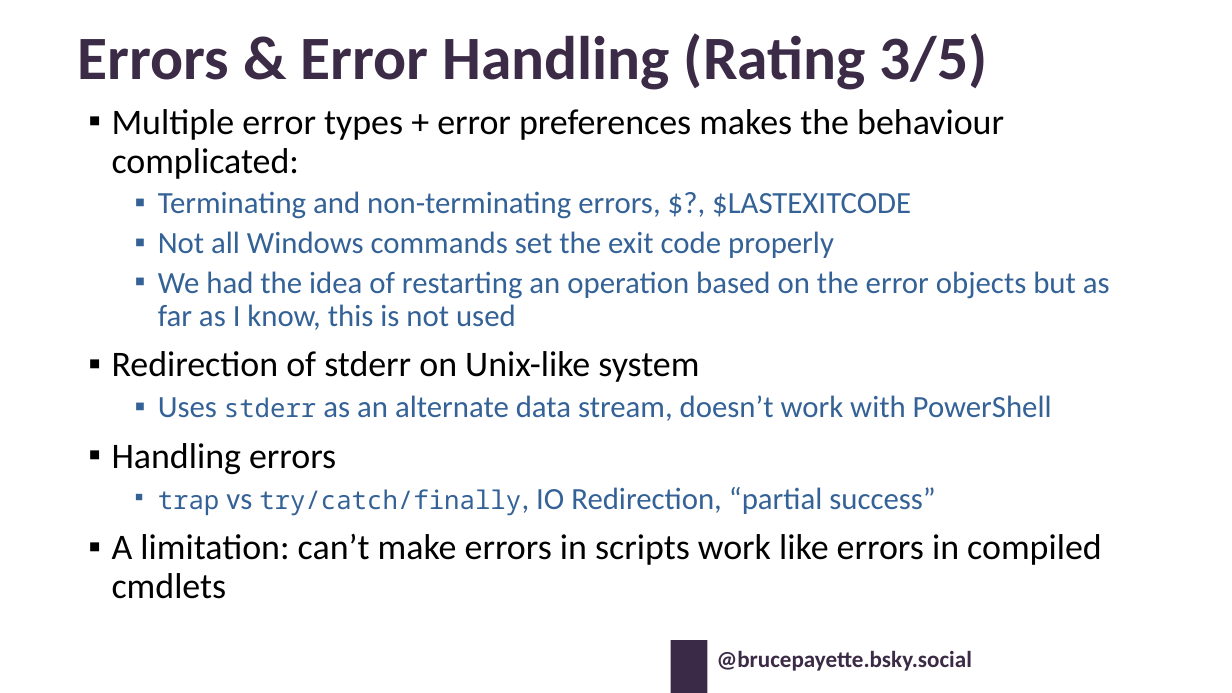
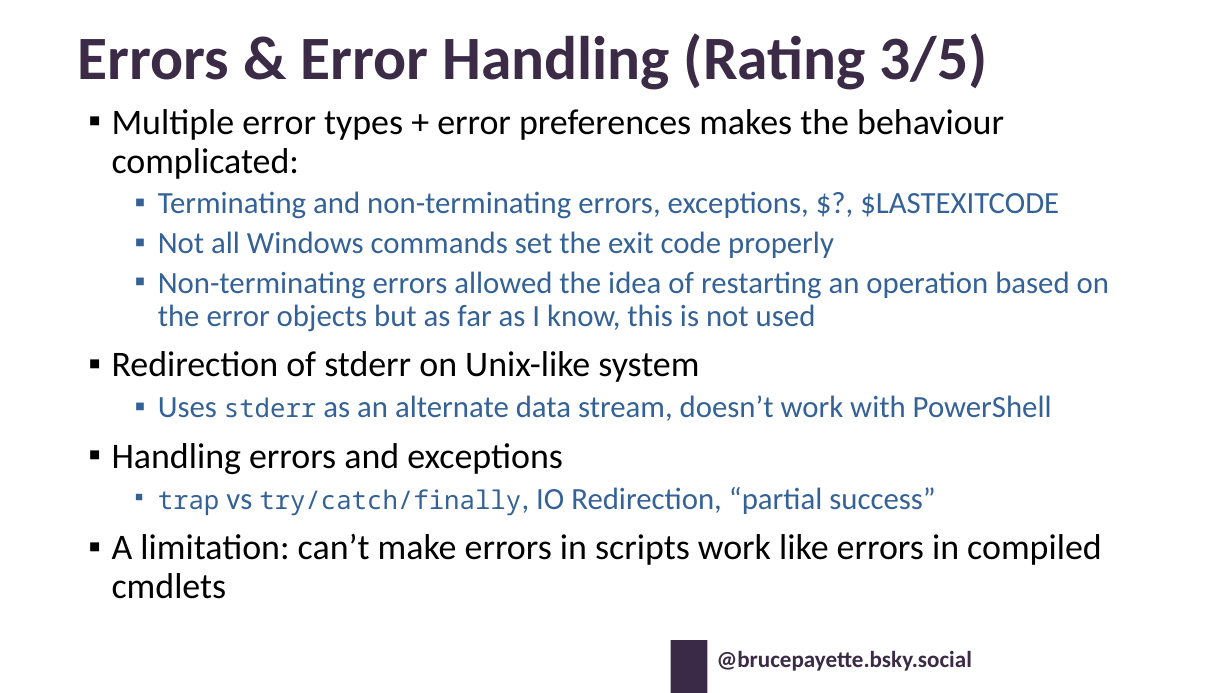
Before and after one commit to BrucePay/BraidLang, a slide deck: slide 19 of PSCONF26_Payette_Designing_PowerShell.pptx. Drawn at 1232x693 pixels with LibreOffice and Linux fonts; fonts in the diff are those of the drawing; background and template pictures are left out. Boxes give left, top, right and bottom in pixels: in the first picture for what was removed or moved away, otherwise in the second. Text is boxed around its words. In the diff, an @@ line names an element or a change of style, - is before the commit and + after.

```diff
--- a/PSCONF26_Payette_Designing_PowerShell.pptx
+++ b/PSCONF26_Payette_Designing_PowerShell.pptx
@@ text at box(158, 191, 1059, 219): text changed @@
-  ▪ Terminating and non-terminating errors, $?, $LASTEXITCODE
+  ▪ Terminating and non-terminating errors, exceptions, $?, $LASTEXITCODE
@@ text at box(158, 271, 1109, 332): text changed @@
-  ▪ We had the idea of restarting an operation based on the error objects but as far as I know, this is not used
+  ▪ Non-terminating errors allowed the idea of restarting an operation based on the error objects but as far as I know, this is not used
@@ text at box(112, 443, 563, 474): text changed @@
-▪ Handling errors
+▪ Handling errors and exceptions
```
Also in this commit, not shown: 13 other slides changed, 1 slide added, 2 other files.
